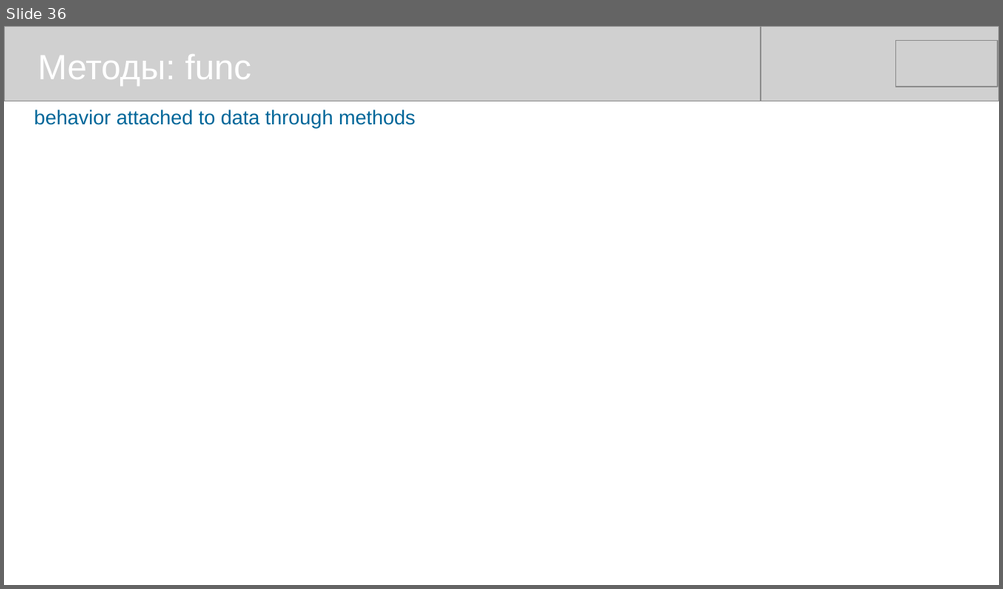
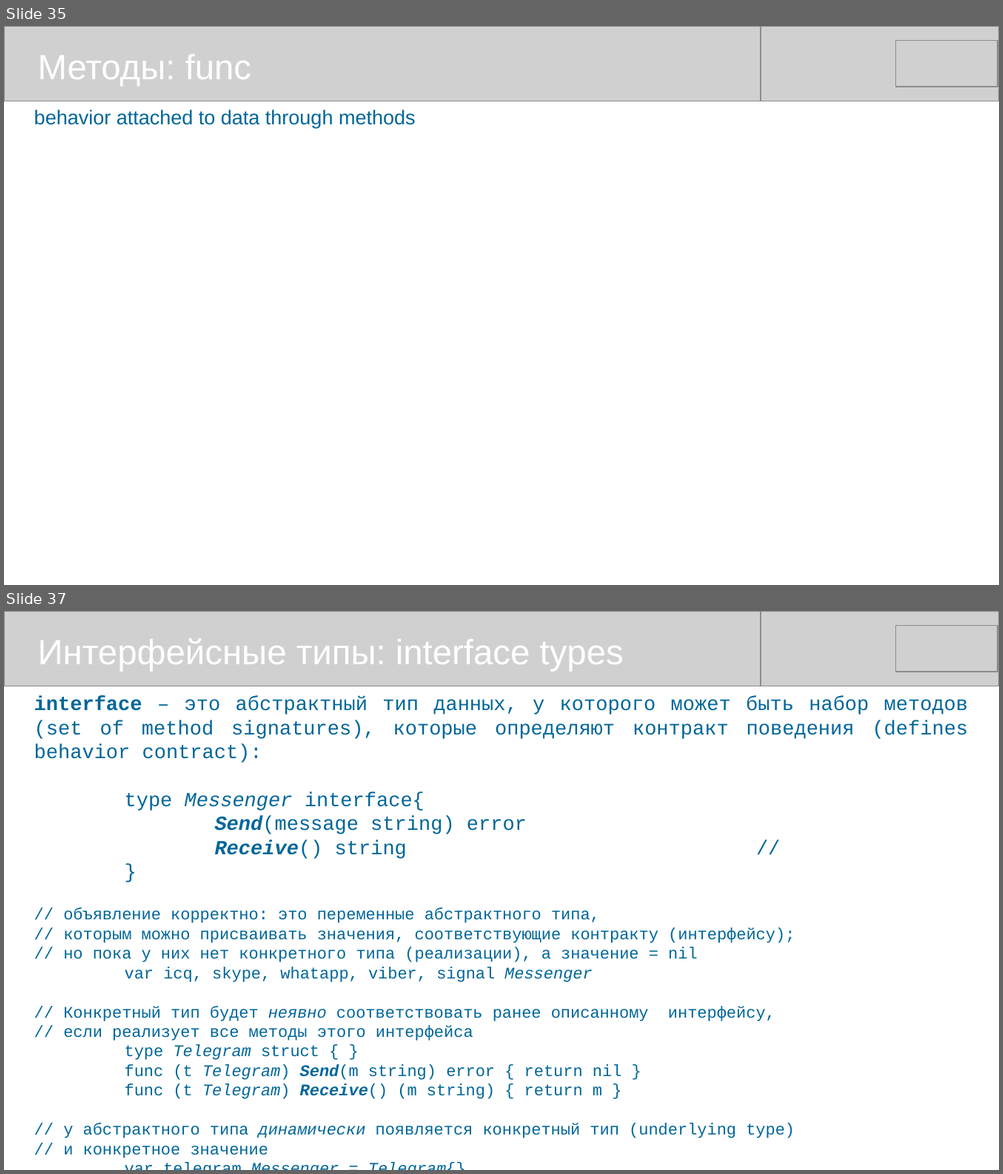
Before and after one commit to mike-shock/Go_language, a slide deck: tutorial/Go_Intro.odp. Shown one above the other, each under a label of ours: slide 36 before the commit, slides 35 and 37 after it; the slides between them are not shown. The pictures are 1003x589 and 1003x1174 pixels, drawn with LibreOffice and Linux fonts; fonts in the diff are those of the drawing; grey boxes stand for pictures. Boxes give left, top, right and bottom in pixels: in the first picture for what was removed or moved away, otherwise in the second. Text is boxed around its words. In the diff, an @@ line names an element or a change of style, - is before the commit and + after.

```diff
--- a/tutorial/Go_Intro.odp
+++ b/tutorial/Go_Intro.odp
@@ slide 37 added at (4,611,999,1170), background #FFFFFF @@
@@ picture added at (4,611,760,686) @@
@@ picture added at (242,611,999,686) @@
@@ picture added at (896,626,998,672) @@
@@ text added at (38,638,623,671), 28 pt, text #FFFFFF @@
+Интерфейсные типы: interface types
@@ text added at (34,696,968,1159), 13 pt, text #006699 @@
+interface – это абстрактный тип данных, у которого может быть набор методов (set of method signatures), которые определяют контракт поведения (defines behavior contract):
+type Messenger interface{
+Send(message string) error
+Receive() string //
+}
+// объявление корректно: это переменные абстрактного типа,
+// которым можно присваивать значения, соответствующие контракту (интерфейсу);
+// но пока у них нет конкретного типа (реализации), а значение = nil
+var icq, skype, whatapp, viber, signal Messenger
+// Конкретный тип будет неявно соответствовать ранее описанному интерфейсу,
+// если реализует все методы этого интерфейса
+type Telegram struct { }
+func (t Telegram) Send(m string) error { return nil }
+func (t Telegram) Receive() (m string) { return m }
+// у абстрактного типа динамически появляется конкретный тип (underlying type)
+// и конкретное значение
+var telegram Messenger = Telegram{}
+telegram.Send("Интерфейсы в Go") // вызывается реализованный метод
@@ what was slide 36 is now slide 35 @@
```
Also in this commit, not shown: 1 slide changed, 1 other slide added, 2 other files.
